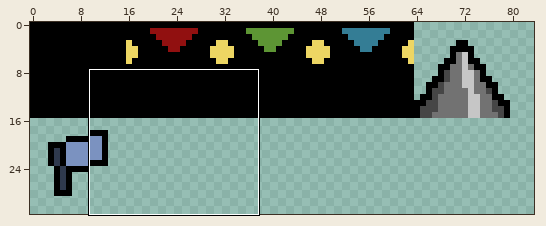
Edited in one commit: pixel-art file (raw_assets/tiles.aseprite). Above: a wide view before the commit, with the close-up outlined.
Close-up. Before the edit:
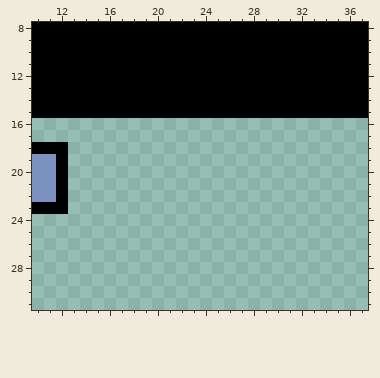
160x32 pixels, 1 frame. Shown: x 10..37, y 8..31. The wide view leaves out empty margins.
After:
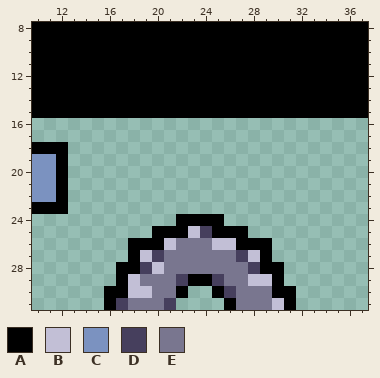
Palette (. is transparent): A #000000  B #c2bfd6  C #7b92c0  D #463f5d  E #79768f
Difference:
{"where": "layer \"Layer 2\""}
{"y":24,"x":22,"old":"....","new":"AAAA"}
{"y":25,"x":20,"old":"........","new":"AAABDAAA"}
{"y":26,"x":18,"old":"............","new":"AAABEEEBBAAA"}
{"y":27,"x":18,"old":"............","new":"ABDEEEEEEDBA"}
{"y":28,"x":17,"old":"..............","new":"AADBEEEEEEEDAA"}
{"y":29,"x":17,"old":"..............","new":"ABEEEDAADEEBBA"}
{"y":30,"x":16,"old":".......","new":"AABBEEA"}
{"y":30,"x":25,"old":".......","new":"ADEEEAA"}
{"y":31,"x":16,"old":"......","new":"ADEEED"}
{"y":31,"x":26,"old":"......","new":"AEEEBA"}
{"label":"added","picture_box":[104,214,296,310]}
